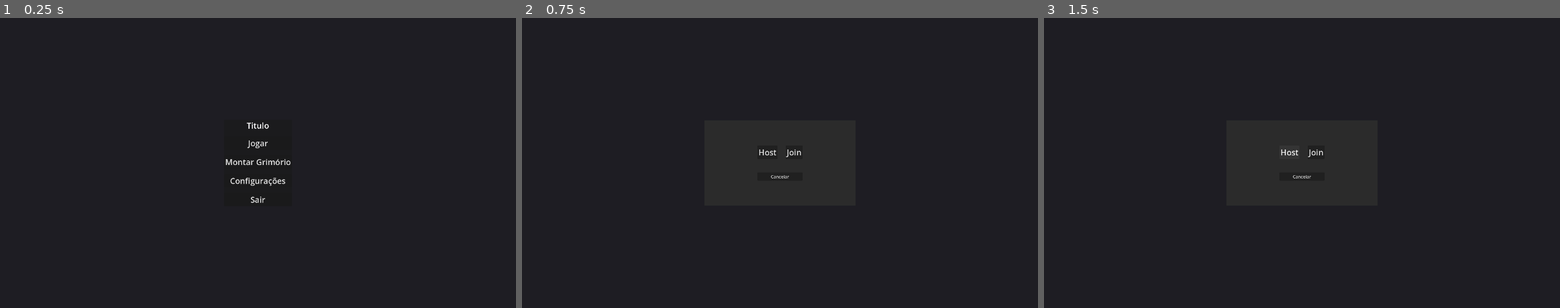
Above: before the commit, frames 1-3 (left to right).
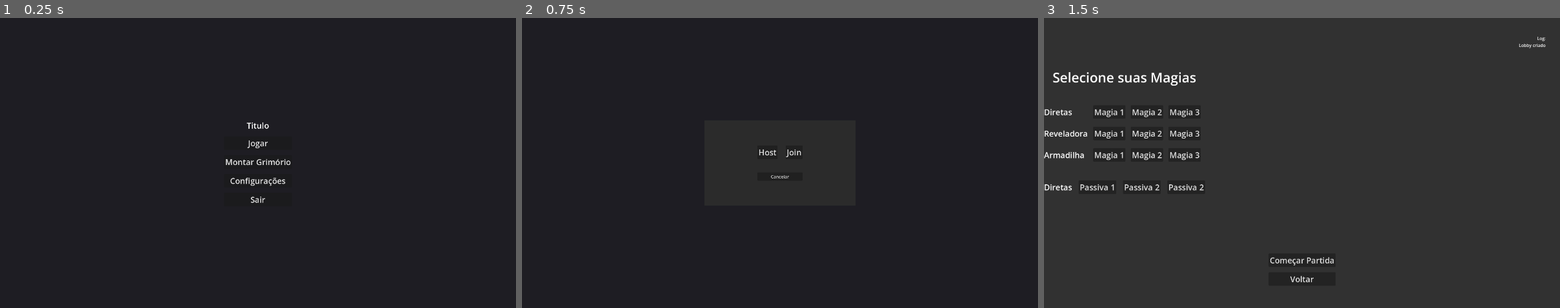
Above: after the commit, the same moments.

Repository: Isaaa43/Saudavel-e-Balanceado
Game: Godot game, scene res://cenas/main_game.tscn
Two runs of this game, one before a commit and one after it. Both use one fixed random seed, a clock stepped at 60 frames per second and the inputs below.
Inputs:
- Up to frame 1 (0.25 s): no input
- Up to frame 2 (0.75 s): click "Jogar" at 0.5 s
- Up to frame 3 (1.5 s): click "Host" at 1.25 s

The runs differ from the first frame. In frame 3, 2.0% of the frame differs, in the area x 0-98%, y 6-92%.
Error before the commit: Attempt to call function 'create_server' in base 'null instance' on a null instance. (res://scripts/menus/menu_inicial.gd:21)

Commit message:
update organizacao dos menus

Diff:
--- a/luta-magos/cenas/game/game_adm.tscn
+++ b/luta-magos/cenas/game/game_adm.tscn
@@ -1,19 +1,21 @@
 [gd_scene format=3 uid="uid://cm7rbbwccvpap"]
 
 [ext_resource type="Script" uid="uid://bxvj6lh72p8f" path="res://scripts/game/game_adm.gd" id="1_3lst8"]
-[ext_resource type="PackedScene" uid="uid://cqojyxy8t78mg" path="res://cenas/game/characters/jogador.tscn" id="2_pfvcb"]
+[ext_resource type="Script" uid="uid://bmrb05718ew1j" path="res://scripts/network/network_game.gd" id="2_j0w0j"]
 [ext_resource type="PackedScene" uid="uid://cydaaeay0mfes" path="res://cenas/game/mapas/mapa_teste.tscn" id="3_viw2k"]
 
 [node name="GameAdm" type="Node" unique_id=773607251]
 script = ExtResource("1_3lst8")
 
 [node name="NetworkGame" type="Node" parent="." unique_id=931206517]
+script = ExtResource("2_j0w0j")
 
-[node name="Jogador" parent="NetworkGame" unique_id=1397014069 instance=ExtResource("2_pfvcb")]
+[node name="MultiplayerSpawnerJogadores" type="MultiplayerSpawner" parent="NetworkGame" unique_id=1118713620]
+_spawnable_scenes = PackedStringArray("uid://cqojyxy8t78mg")
+spawn_path = NodePath("../Jogadores")
+spawn_limit = 1
 
-[node name="MultiplayerSpawner" type="MultiplayerSpawner" parent="." unique_id=1118713620]
-spawn_path = NodePath("../NetworkGame")
-spawn_limit = 1
+[node name="Jogadores" type="Node" parent="NetworkGame" unique_id=215918608]
 
 [node name="MapaAdm" type="Node" parent="." unique_id=1537938729]
 
--- a/luta-magos/cenas/menus/menu_inicial.tscn
+++ b/luta-magos/cenas/menus/menu_inicial.tscn
@@ -2,6 +2,8 @@
 
 [ext_resource type="Script" uid="uid://c402r24c354fa" path="res://scripts/menus/menu_inicial.gd" id="1_mswjp"]
 [ext_resource type="Theme" uid="uid://cohn06e4vw5ua" path="res://temas/_temporario_theme.tres" id="2_avi7h"]
+
+[sub_resource type="StyleBoxEmpty" id="StyleBoxEmpty_mswjp"]
 
 [sub_resource type="StyleBoxEmpty" id="StyleBoxEmpty_ifal0"]
 
@@ -36,6 +38,7 @@
 offset_bottom = 81.5
 grow_horizontal = 2
 grow_vertical = 2
+theme_override_styles/panel = SubResource("StyleBoxEmpty_mswjp")
 
 [node name="VBoxContainer" type="VBoxContainer" parent="UI" unique_id=1564714164]
 layout_mode = 2
--- a/luta-magos/cenas/menus/menu_partida.tscn
+++ b/luta-magos/cenas/menus/menu_partida.tscn
@@ -13,6 +13,7 @@
 size_flags_horizontal = 4
 size_flags_vertical = 4
 script = ExtResource("1_atdnb")
+qntd_magias_grimorio = 0
 
 [node name="ColorRect" type="ColorRect" parent="." unique_id=1274343443]
 layout_mode = 1
@@ -23,126 +24,154 @@
 grow_vertical = 2
 color = Color(0.19076231, 0.19076234, 0.19076231, 1)
 
-[node name="VBoxContainer" type="VBoxContainer" parent="." unique_id=1065529489]
+[node name="VBoxMagias" type="VBoxContainer" parent="." unique_id=1065529489]
 layout_mode = 1
-anchors_preset = 8
-anchor_left = 0.5
+anchors_preset = 4
 anchor_top = 0.5
-anchor_right = 0.5
 anchor_bottom = 0.5
-offset_left = -291.5
-offset_top = -261.5
-offset_right = 291.5
-offset_bottom = 261.5
-grow_horizontal = 2
+offset_top = -354.5
+offset_right = 599.0
+offset_bottom = 354.5
 grow_vertical = 2
 theme_override_constants/separation = 70
 
-[node name="LabelTit" type="Label" parent="VBoxContainer" unique_id=1611530765]
+[node name="LabelTit" type="Label" parent="VBoxMagias" unique_id=1611530765]
 layout_mode = 2
 theme = ExtResource("2_c11ds")
 theme_override_font_sizes/font_size = 50
 text = "Selecione suas Magias"
 horizontal_alignment = 1
 
-[node name="GridContainer" type="GridContainer" parent="VBoxContainer" unique_id=2117898815]
+[node name="GridContainer" type="GridContainer" parent="VBoxMagias" unique_id=2117898815]
 layout_mode = 2
 theme_override_constants/h_separation = 20
 theme_override_constants/v_separation = 30
 columns = 4
 
-[node name="Label" type="Label" parent="VBoxContainer/GridContainer" unique_id=1231563723]
+[node name="Label" type="Label" parent="VBoxMagias/GridContainer" unique_id=1231563723]
 layout_mode = 2
 theme = ExtResource("2_c11ds")
 text = "Diretas"
 
-[node name="Button" type="Button" parent="VBoxContainer/GridContainer" unique_id=1147279031]
+[node name="Button" type="Button" parent="VBoxMagias/GridContainer" unique_id=1147279031]
 layout_mode = 2
 theme = ExtResource("2_c11ds")
 text = "Magia 1"
 
-[node name="Button2" type="Button" parent="VBoxContainer/GridContainer" unique_id=1175413290]
+[node name="Button2" type="Button" parent="VBoxMagias/GridContainer" unique_id=1175413290]
 layout_mode = 2
 theme = ExtResource("2_c11ds")
 text = "Magia 2"
 
-[node name="Button3" type="Button" parent="VBoxContainer/GridContainer" unique_id=272571243]
+[node name="Button3" type="Button" parent="VBoxMagias/GridContainer" unique_id=272571243]
 layout_mode = 2
 theme = ExtResource("2_c11ds")
 text = "Magia 3"
 
-[node name="Label2" type="Label" parent="VBoxContainer/GridContainer" unique_id=608878012]
+[node name="Label2" type="Label" parent="VBoxMagias/GridContainer" unique_id=608878012]
 layout_mode = 2
 theme = ExtResource("2_c11ds")
 text = "Reveladora"
 
-[node name="Button4" type="Button" parent="VBoxContainer/GridContainer" unique_id=439790440]
+[node name="Button4" type="Button" parent="VBoxMagias/GridContainer" unique_id=439790440]
 layout_mode = 2
 theme = ExtResource("2_c11ds")
 text = "Magia 1"
 
-[node name="Button5" type="Button" parent="VBoxContainer/GridContainer" unique_id=346718541]
+[node name="Button5" type="Button" parent="VBoxMagias/GridContainer" unique_id=346718541]
 layout_mode = 2
 theme = ExtResource("2_c11ds")
 text = "Magia 2"
 
-[node name="Button6" type="Button" parent="VBoxContainer/GridContainer" unique_id=299249392]
+[node name="Button6" type="Button" parent="VBoxMagias/GridContainer" unique_id=299249392]
 layout_mode = 2
 theme = ExtResource("2_c11ds")
 text = "Magia 3"
 
-[node name="Label3" type="Label" parent="VBoxContainer/GridContainer" unique_id=2010060563]
+[node name="Label3" type="Label" parent="VBoxMagias/GridContainer" unique_id=2010060563]
 layout_mode = 2
 theme = ExtResource("2_c11ds")
 text = "Armadilha"
 
-[node name="Button7" type="Button" parent="VBoxContainer/GridContainer" unique_id=1197040957]
+[node name="Button7" type="Button" parent="VBoxMagias/GridContainer" unique_id=1197040957]
 layout_mode = 2
 theme = ExtResource("2_c11ds")
 text = "Magia 1"
 
-[node name="Button8" type="Button" parent="VBoxContainer/GridContainer" unique_id=467529199]
+[node name="Button8" type="Button" parent="VBoxMagias/GridContainer" unique_id=467529199]
 layout_mode = 2
 theme = ExtResource("2_c11ds")
 text = "Magia 2"
 
-[node name="Button9" type="Button" parent="VBoxContainer/GridContainer" unique_id=1911736074]
+[node name="Button9" type="Button" parent="VBoxMagias/GridContainer" unique_id=1911736074]
 layout_mode = 2
 theme = ExtResource("2_c11ds")
 text = "Magia 3"
 
-[node name="HBoxContainer" type="HBoxContainer" parent="VBoxContainer" unique_id=456677014]
+[node name="HBoxContainer" type="HBoxContainer" parent="VBoxMagias" unique_id=456677014]
 layout_mode = 2
 theme_override_constants/separation = 25
 
-[node name="Label4" type="Label" parent="VBoxContainer/HBoxContainer" unique_id=70929043]
+[node name="Label4" type="Label" parent="VBoxMagias/HBoxContainer" unique_id=70929043]
 layout_mode = 2
 theme = ExtResource("2_c11ds")
 text = "Diretas"
 
-[node name="ButtonP" type="Button" parent="VBoxContainer/HBoxContainer" unique_id=518669409]
+[node name="ButtonP" type="Button" parent="VBoxMagias/HBoxContainer" unique_id=518669409]
 layout_mode = 2
 theme = ExtResource("2_c11ds")
 text = "Passiva 1"
 
-[node name="ButtonP2" type="Button" parent="VBoxContainer/HBoxContainer" unique_id=277709361]
+[node name="ButtonP2" type="Button" parent="VBoxMagias/HBoxContainer" unique_id=277709361]
 layout_mode = 2
 theme = ExtResource("2_c11ds")
 text = "Passiva 2"
 
-[node name="ButtonP3" type="Button" parent="VBoxContainer/HBoxContainer" unique_id=1563861737]
+[node name="ButtonP3" type="Button" parent="VBoxMagias/HBoxContainer" unique_id=1563861737]
 layout_mode = 2
 theme = ExtResource("2_c11ds")
 text = "Passiva 2"
 
-[node name="ButtonComecar" type="Button" parent="VBoxContainer" unique_id=1308500716]
+[node name="VBoxPartida" type="VBoxContainer" parent="." unique_id=1130546787]
+layout_mode = 1
+anchors_preset = 7
+anchor_left = 0.5
+anchor_top = 1.0
+anchor_right = 0.5
+anchor_bottom = 1.0
+offset_left = -124.0
+offset_top = -203.0
+offset_right = 125.0
+offset_bottom = -83.0
+grow_horizontal = 2
+grow_vertical = 0
+theme_override_constants/separation = 20
+
+[node name="ButtonComecar" type="Button" parent="VBoxPartida" unique_id=1308500716]
 layout_mode = 2
 theme = ExtResource("2_c11ds")
 text = "Começar Partida"
 
-[node name="ButtonSair" type="Button" parent="VBoxContainer" unique_id=518067911]
+[node name="ButtonSair" type="Button" parent="VBoxPartida" unique_id=518067911]
 layout_mode = 2
 theme = ExtResource("2_c11ds")
 text = "Voltar"
 
-[connection signal="pressed" from="VBoxContainer/ButtonSair" to="." method="_on_button_sair_pressed"]
+[node name="VBoxContainer" type="VBoxContainer" parent="." unique_id=1154841703]
+layout_mode = 1
+anchors_preset = 1
+anchor_left = 1.0
+anchor_right = 1.0
+offset_left = -561.0
+offset_top = 64.0
+offset_right = -53.0
+offset_bottom = 104.0
+grow_horizontal = 0
+
+[node name="LabelLog" type="Label" parent="VBoxContainer" unique_id=942424218]
+layout_mode = 2
+text = "Log:"
+horizontal_alignment = 2
+
+[connection signal="pressed" from="VBoxPartida/ButtonComecar" to="." method="_on_button_comecar_pressed"]
+[connection signal="pressed" from="VBoxPartida/ButtonSair" to="." method="_on_button_sair_pressed"]
--- a/luta-magos/scripts/autoloads/troca_cena_temp.gd
+++ b/luta-magos/scripts/autoloads/troca_cena_temp.gd
@@ -1,7 +1,8 @@
 extends Node
 
 var main_game : Node
-var Network : Node
+# TODO: criar solucao melhor
+var partida : MenuPartida
 
 const MENU_INICIAL = preload("uid://6als3mloubtk")
 const MENU_PARTIDA = preload("uid://c2ppdl2yqxf16")
@@ -10,7 +11,6 @@
 
 func _ready() -> void:
 	main_game = get_node("/root/MainGame")
-	Network = get_node("/root/MainGame/Network")
 
 func go_to_menu_inicial() -> void:
 	for c in main_game.get_children(): c.queue_free()
@@ -20,6 +20,8 @@
 func go_to_menu_partida() -> void:
 	for c in main_game.get_children(): c.queue_free()
 	var menu_partida := MENU_PARTIDA.instantiate()
+	# TODO: criar soluacao melhor
+	partida = menu_partida
 	main_game.add_child(menu_partida)
 
 func go_to_game() -> void:
--- a/luta-magos/scripts/menus/menu_inicial.gd
+++ b/luta-magos/scripts/menus/menu_inicial.gd
@@ -8,6 +8,8 @@
 
 func  _ready() -> void:
 	panel_jogar.hide()
+	# TODO: trocar para main game
+	Network.start()
 
 func _on_button_jogar_pressed() -> void:
 	panel_jogar.show()
@@ -18,12 +20,12 @@
 	ui.show()
 
 func _on_button_host_pressed() -> void:
-	TrocaCenaTemp.Network.create_server()
+	NetworkMatch.criar_lobby()
 	#TrocaCenaTemp.go_to_menu_partida()
-	TrocaCenaTemp.go_to_game()
+	##TrocaCenaTemp.go_to_game()
 
 
 func _on_button_join_pressed() -> void:
-	TrocaCenaTemp.Network.create_client()
+	NetworkMatch.entrar_lobby()
 	#TrocaCenaTemp.go_to_menu_partida()
-	TrocaCenaTemp.go_to_game()
+	##TrocaCenaTemp.go_to_game()
--- a/luta-magos/scripts/menus/menu_partida.gd
+++ b/luta-magos/scripts/menus/menu_partida.gd
@@ -1,14 +1,24 @@
 extends Control
+class_name MenuPartida
+
+# TODO: remover isso
+@export var debug_ignorar_checks := true
 
 @export var qntd_magias_grimorio : int = 4
 
-@onready var grid_container: GridContainer = $VBoxContainer/GridContainer
-@onready var h_box_container: HBoxContainer = $VBoxContainer/HBoxContainer
-@onready var button_comecar: Button = $VBoxContainer/ButtonComecar
-@onready var button_sair: Button = $VBoxContainer/ButtonSair
+@onready var grid_container: GridContainer = $VBoxMagias/GridContainer
+@onready var h_box_container: HBoxContainer = $VBoxMagias/HBoxContainer
+@onready var button_comecar: Button = $VBoxPartida/ButtonComecar
+@onready var button_sair: Button = $VBoxPartida/ButtonSair
+
+@onready var label_log: Label = $VBoxContainer/LabelLog
 
 var buttons_selecionados_list : Array[Button] = []
 var passiva_selecionada : Button = null
+
+# TODO: solucao melhor
+func add_log(txt : String) -> void:
+	label_log.text += '\n' + txt
 
 func _ready() -> void:
 	# pego os botoes da grid
@@ -21,6 +31,11 @@
 	verificar_partida_comecar()
 
 func verificar_partida_comecar() -> void:
+	# TODO: remover
+	if debug_ignorar_checks:
+		button_comecar.disabled = false
+		return
+
 	var condicao_comecar : bool = buttons_selecionados_list.size() == qntd_magias_grimorio
 	condicao_comecar = condicao_comecar and (passiva_selecionada != null)
 	button_comecar.disabled = not condicao_comecar
@@ -51,5 +66,8 @@
 
 	verificar_partida_comecar()
 
+func _on_button_comecar_pressed() -> void:
+	NetworkMatch.iniciar_partida()
+
 func _on_button_sair_pressed() -> void:
 	TrocaCenaTemp.go_to_menu_inicial()
